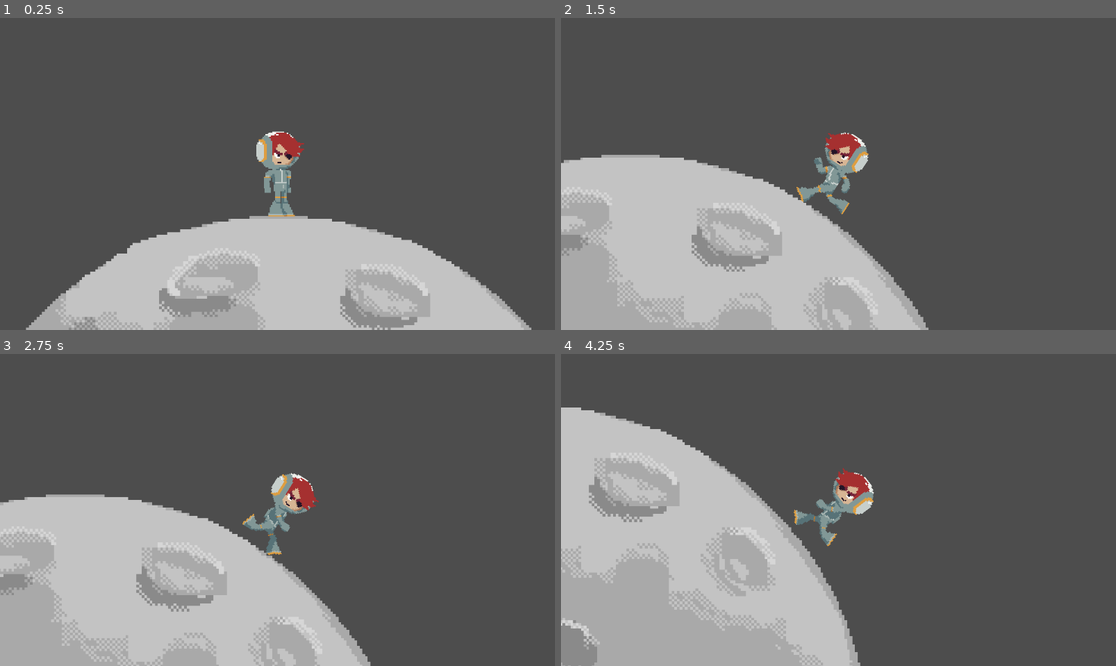
Above: before the commit, frames 1-4 (two rows, left to right).
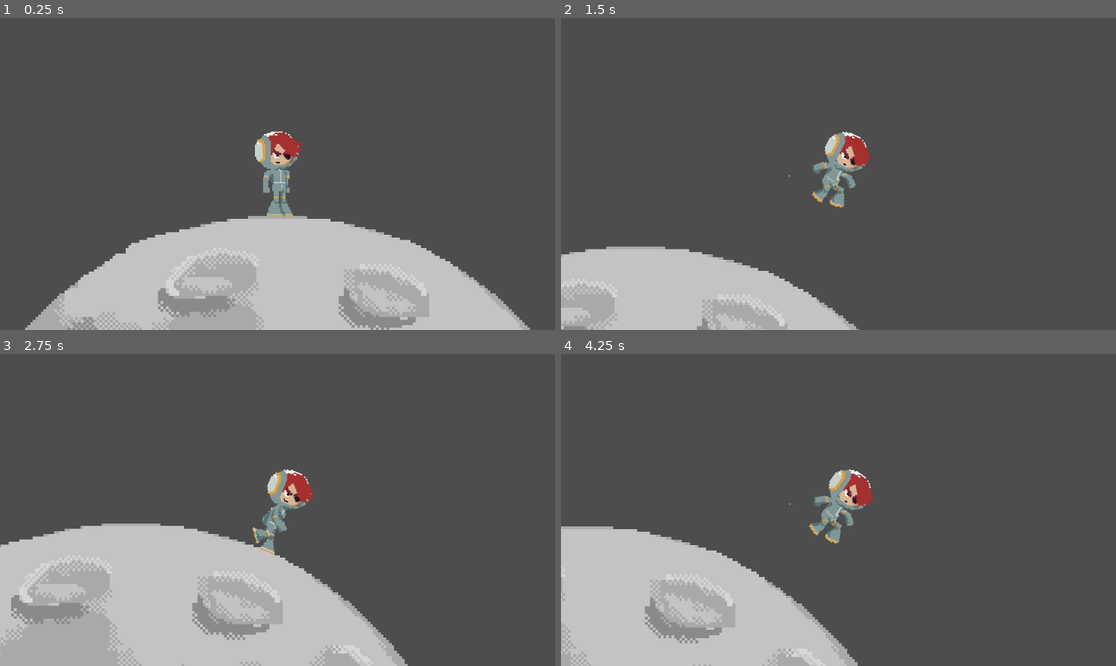
Above: after the commit, the same moments.

Repository: ezTomas/GMTK-GameJam
Game: Godot game, scene res://mundo.tscn
The game is run twice, just before and just after one commit, with the same random seed, the same clock (stepped at 60 frames per second) and the same inputs.
Inputs:
- Up to frame 1 (0.25 s): no input
- Up to frame 2 (1.5 s): tap Enter (ui_accept) at 0.5, 0.77 s; hold Right (ui_right) 0.53-1.28 s; hold Left (ui_left) from 1.28 s (still down)
- Up to frame 3 (2.75 s): tap Enter (ui_accept) at 1.52 s; release Left (ui_left) at 2.03 s; hold Right (ui_right) from 2.03 s (still down)
- Up to frame 4 (4.25 s): tap Enter (ui_accept) at 3.02, 3.77 s; release Right (ui_right) at 3.53 s; hold Left (ui_left) from 3.53 s (still down)

The runs differ from the first frame. In frame 1, 1.6% of the frame differs, in the area x 4-96%, y 36-100%; in frame 2, 22%; in frame 3, 16%; in frame 4, 26%, in the area x 0-57%, y 17-100%.

Commit message:
Ajustes del jugador

Diff:
--- a/gmtk-gamejam/Player.gd
+++ b/gmtk-gamejam/Player.gd
@@ -4,47 +4,48 @@
 @onready var ray_cast_2d: RayCast2D = $RayCast2D
 @onready var animated_sprite_2d: AnimatedSprite2D = $AnimatedSprite2D
 
-
 const SPEED = 50
 const JUMP_FORCE = -1500
 
 func _physics_process(delta: float) -> void:
-	var direction = Input.get_axis("ui_left", "ui_right")
+	var direccion = Input.get_axis("ui_left", "ui_right")
 	var force = Vector2.ZERO
 	var planetaDireccion = global_position.direction_to(planet.global_position)
 
 	if _on_floor() and Input.is_action_just_pressed("ui_accept"):
 		force += JUMP_FORCE * planetaDireccion
-	if direction:
-		force += planetaDireccion.orthogonal() * SPEED * direction
+
+
+	if direccion:
 		lock_rotation = false
+		force += planetaDireccion.orthogonal() * SPEED * direccion
 	else:
 		lock_rotation = true
-
-	var pegado_al_planeta = planetaDireccion * 50  # Podés ajustar la fuerza (ej. 50 a 100)
-	apply_central_impulse(pegado_al_planeta)
 
 	apply_central_impulse(force)
 
 	look_at(planet.global_position)
 
-	var lateral_speed = linear_velocity.dot(planetaDireccion.orthogonal())
-	_set_animation(lateral_speed)
+	_set_animation(direccion)
 
 func _integrate_forces(state: PhysicsDirectBodyState2D) -> void:
 	rotation_degrees = 0
 
 func _set_animation(direction):
-	if direction > 0:
-		animated_sprite_2d.flip_h = true
-	elif direction < 0:
-		animated_sprite_2d.flip_h = false
+	if not _on_floor():
+		animated_sprite_2d.play("Jump")
+		return
 
 	if abs(linear_velocity.x) > 10:
 		animated_sprite_2d.play("Run")
 	else:
 		animated_sprite_2d.play("idle")
 
+	if direction > 0:
+		animated_sprite_2d.flip_h = true
+	elif direction < 0:
+		animated_sprite_2d.flip_h = false
+
 func _on_floor():
 	if ray_cast_2d.is_colliding():
 		return true
--- a/gmtk-gamejam/Player.tscn
+++ b/gmtk-gamejam/Player.tscn
@@ -6,17 +6,21 @@
 [sub_resource type="RectangleShape2D" id="RectangleShape2D_e80uo"]
 size = Vector2(64, 45)
 
-[sub_resource type="AtlasTexture" id="AtlasTexture_cxr5p"]
+[sub_resource type="AtlasTexture" id="AtlasTexture_wi0c6"]
 atlas = ExtResource("2_kne1u")
-region = Rect2(128, 0, 64, 64)
+region = Rect2(128, 64, 64, 64)
+
+[sub_resource type="AtlasTexture" id="AtlasTexture_dtqjt"]
+atlas = ExtResource("2_kne1u")
+region = Rect2(0, 64, 64, 64)
 
 [sub_resource type="AtlasTexture" id="AtlasTexture_tdg3f"]
 atlas = ExtResource("2_kne1u")
 region = Rect2(192, 0, 64, 64)
 
-[sub_resource type="AtlasTexture" id="AtlasTexture_dtqjt"]
+[sub_resource type="AtlasTexture" id="AtlasTexture_cxr5p"]
 atlas = ExtResource("2_kne1u")
-region = Rect2(0, 64, 64, 64)
+region = Rect2(128, 0, 64, 64)
 
 [sub_resource type="AtlasTexture" id="AtlasTexture_5ncpa"]
 atlas = ExtResource("2_kne1u")
@@ -30,13 +34,21 @@
 animations = [{
 "frames": [{
 "duration": 1.0,
-"texture": SubResource("AtlasTexture_cxr5p")
+"texture": SubResource("AtlasTexture_wi0c6")
+}],
+"loop": true,
+"name": &"Jump",
+"speed": 3.0
+}, {
+"frames": [{
+"duration": 1.0,
+"texture": SubResource("AtlasTexture_dtqjt")
 }, {
 "duration": 1.0,
 "texture": SubResource("AtlasTexture_tdg3f")
 }, {
 "duration": 1.0,
-"texture": SubResource("AtlasTexture_dtqjt")
+"texture": SubResource("AtlasTexture_cxr5p")
 }, {
 "duration": 1.0,
 "texture": SubResource("AtlasTexture_5ncpa")
@@ -69,5 +81,5 @@
 [node name="AnimatedSprite2D" type="AnimatedSprite2D" parent="."]
 rotation = -1.5708
 sprite_frames = SubResource("SpriteFrames_wi0c6")
-animation = &"idle"
+animation = &"Jump"
 flip_h = true
--- a/gmtk-gamejam/mundo.tscn
+++ b/gmtk-gamejam/mundo.tscn
@@ -14,4 +14,5 @@
 planet = NodePath("../Planet")
 
 [node name="Camera2D" type="Camera2D" parent="Node2D"]
+position = Vector2(0, -1)
 zoom = Vector2(2.76, 2.76)
Not shown: 1 places in gmtk-gamejam/Player.tscn that only renumber resources
